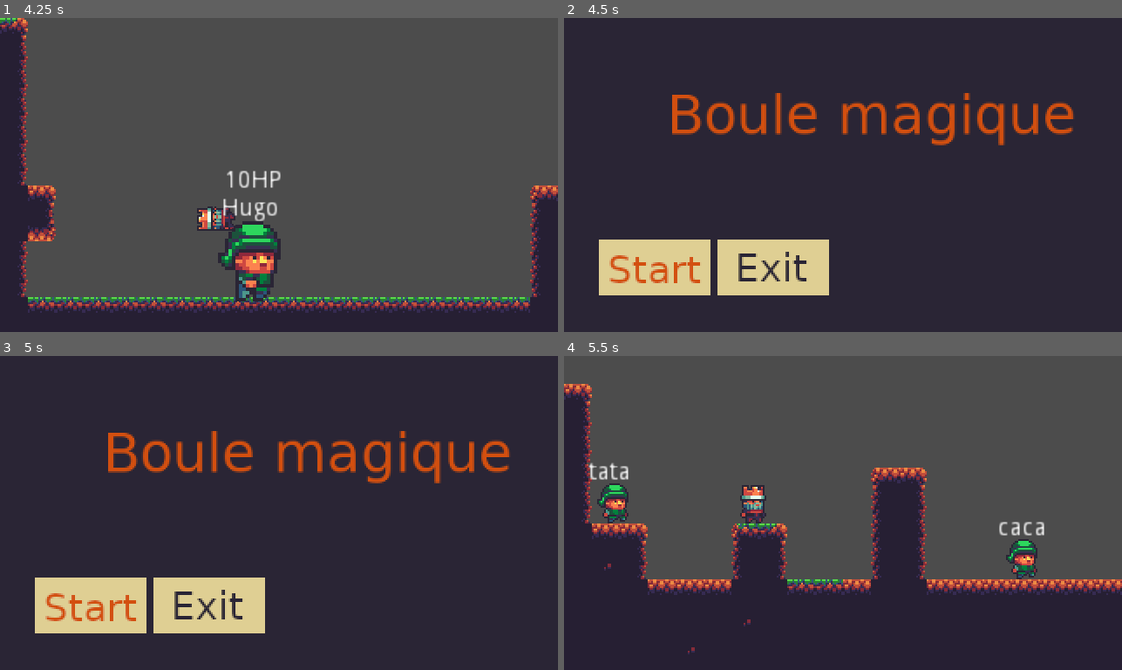
Above: before the commit, frames 1-4 (two rows, left to right).
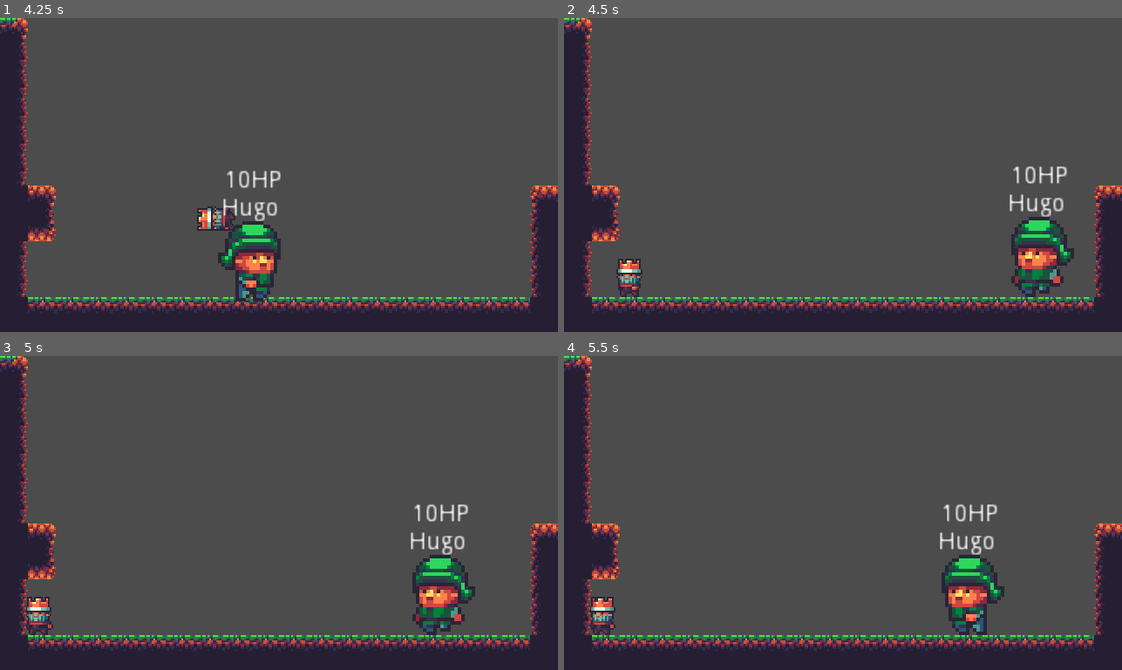
Above: after the commit, the same moments.

Repository: Constanttt/BonjourLeTest
Game: Godot game, scene res://BossStage.tscn
Same seed, same stepped clock (60 frames per second), same inputs: the game is played once before the commit and once after it. This scene is started directly instead of the project's main scene. The engine's default icon, where the game draws it, is replaced by a stand-in: a white triangle on a blue panel in a dark square.
Inputs (mouse positions are in pixels of both pictures, inside the frame that each line leads up to):
- Up to frame 1 (4.25 s): hold Right (ui_right) 0.53-2.03 s; tap Up (ui_up) at 0.77, 1.52, 3.02, 3.77 s; hold Left (ui_left) 2.03-2.78 s; hold Right (ui_right) from 2.78 s (still down)
- Up to frame 2 (4.5 s): release Right (ui_right) at 4.28 s; hold Left (ui_left) from 4.28 s (still down)
- Up to frame 3 (5 s): keep holding Left (ui_left); tap Up (ui_up) at 4.52 s
- Up to frame 4 (5.5 s): release Left (ui_left) at 5 s; click (653, 604) at 5.02 s

Frame 1 is identical in both runs. In frame 2, 87% of the frame differs, in the area x 0-100%, y 0-94%; in frame 3, 87%; in frame 4, 30%.

Commit message:
Checkpoint + bug correction

Diff:
--- a/Boss.gd
+++ b/Boss.gd
@@ -27,6 +27,7 @@
 		$HealthBar.text = "Dead"
 		velocity = Vector2(0, 0)
 		$AnimatedSprite.play("dead")
+		$CollisionShape2D.disabled = true
 		$CollisionShape2D.scale.x = 0
 		$CollisionShape2D.scale.y = 0
 		var change_stage = CHANGESTAGE.instance()
--- a/Boss.tscn
+++ b/Boss.tscn
@@ -1,11 +1,10 @@
-[gd_scene load_steps=9 format=2]
+[gd_scene load_steps=8 format=2]
 
 [ext_resource path="res://sprites/greenman/walk1.png" type="Texture" id=1]
 [ext_resource path="res://sprites/greenman/walk0.png" type="Texture" id=2]
 [ext_resource path="res://sprites/greenman/walk2.png" type="Texture" id=3]
 [ext_resource path="res://Boss.gd" type="Script" id=4]
 [ext_resource path="res://sprites/greenman/dead0.png" type="Texture" id=5]
-[ext_resource path="res://ChangeStage.tscn" type="PackedScene" id=6]
 
 [sub_resource type="SpriteFrames" id=1]
 animations = [ {
@@ -55,11 +54,6 @@
 "_edit_use_anchors_": false
 }
 
-[node name="ChangeStage" parent="." instance=ExtResource( 6 )]
-position = Vector2( 0, 3 )
-scale = Vector2( 1e-05, 1e-05 )
-target_stage = "res://TitleScreen.tscn"
-
 [node name="HealthBar" type="RichTextLabel" parent="."]
 margin_left = -17.0
 margin_top = -44.0
--- a/Player.gd
+++ b/Player.gd
@@ -82,4 +82,5 @@
 
 
 func _on_Timer_timeout():
-	get_tree().change_scene("res://TitleScreen.tscn")
+	#get_tree().change_scene("res://TitleScreen.tscn")
+	get_tree().reload_current_scene()
Not shown, changed: BonjourLeTest.pck
